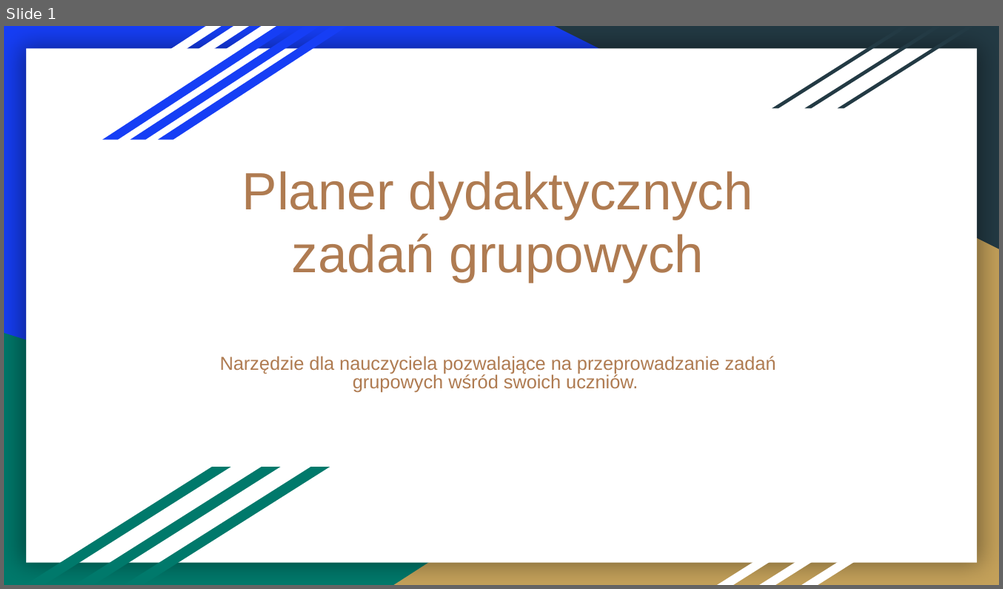
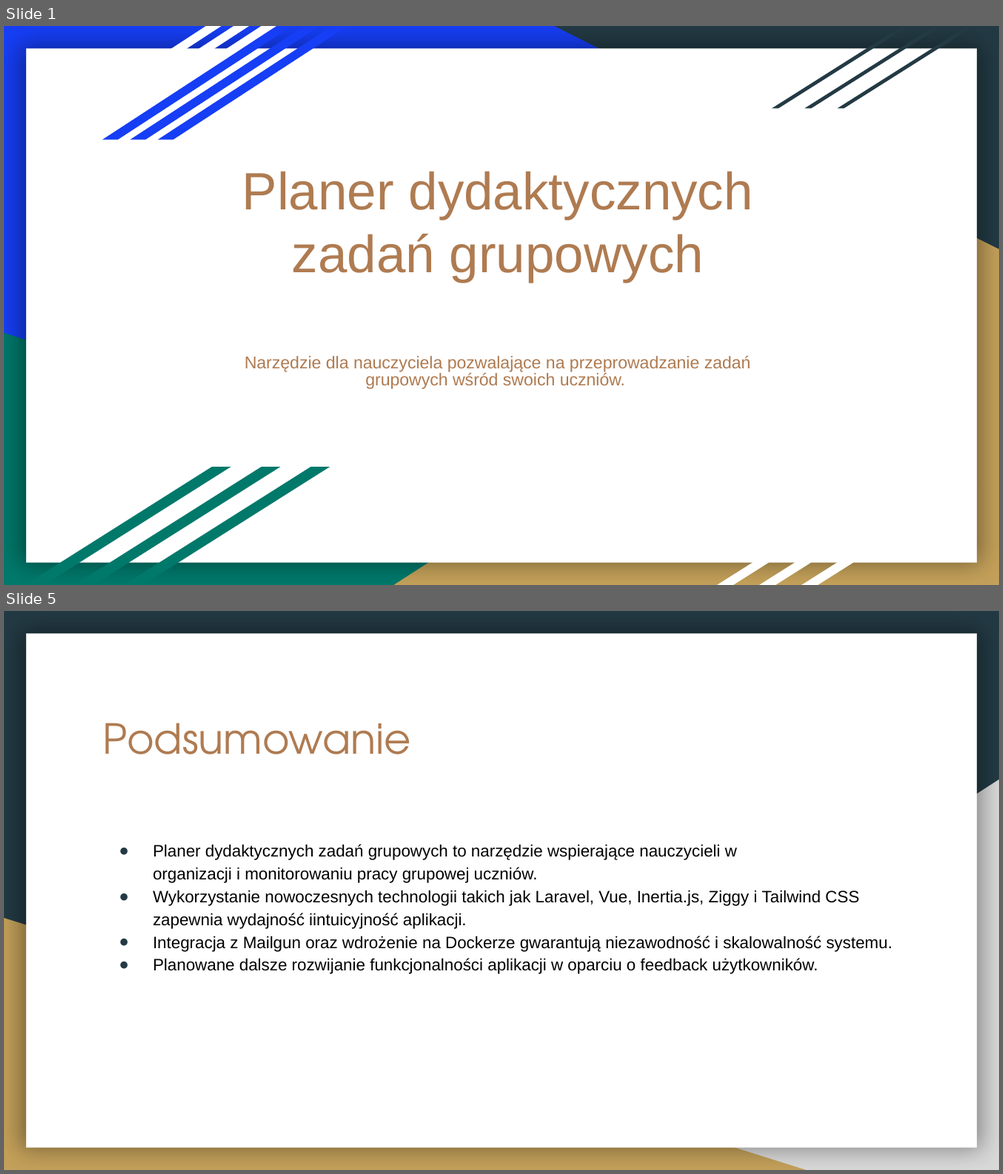
Before and after one commit to dszymanskiq/gprojects, a slide deck: prezentacja.pptx. Shown one above the other, each under a label of ours: slide 1 before the commit, slides 1 and 5 after it; the slides between them are not shown. The pictures are 1003x589 and 1003x1174 pixels, drawn with LibreOffice and Linux fonts; fonts in the diff are those of the drawing. Boxes give left, top, right and bottom in pixels: in the first picture for what was removed or moved away, otherwise in the second. Text is boxed around its words. In the diff, an @@ line names an element or a change of style, - is before the commit and + after.

```diff
--- a/prezentacja.pptx
+++ b/prezentacja.pptx
@@ slide 5 added at (4,611,999,1170), background #233A44; not listed: 1 template element that a slide beside it also shows @@
@@ title added at (103,723,411,755), 30 pt, text #AF7B51 @@
+Podsumowanie
@@ right triangle added at (394,780,999,1170), fill #D9D9D9 @@
@@ text added at (153,844,892,974), 12 pt, text #000000 @@
+● Planer dydaktycznych zadań grupowych to narzędzie wspierające nauczycieli w organizacji i monitorowaniu pracy grupowej uczniów.
+● Wykorzystanie nowoczesnych technologii takich jak Laravel, Vue, Inertia.js, Ziggy i Tailwind CSS zapewnia wydajność iintuicyjność aplikacji.
+● Integracja z Mailgun oraz wdrożenie na Dockerze gwarantują niezawodność i skalowalność systemu.
+● Planowane dalsze rozwijanie funkcjonalności aplikacji w oparciu o feedback użytkowników.
@@ right triangle added at (4,918,805,1170), fill #C4A15A @@
@@ slide 1 changed as well @@
@@ subtitle "Narzędzie dla nauczyciela pozwalające na ..." at (244,356,751,389): size 13.6 to 12.4 pt @@
```
Also in this commit, not shown: 1 other slide changed, 2 other slides added.
